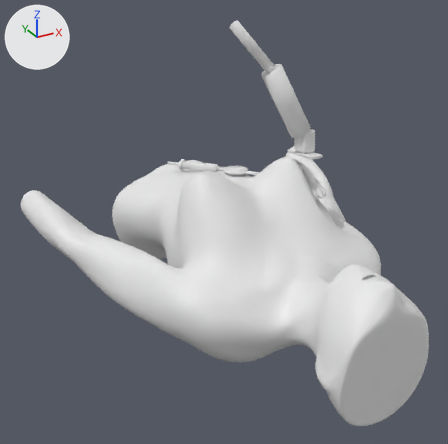
Two versions of the glTF model model/breast_scene.glb, one commit apart.
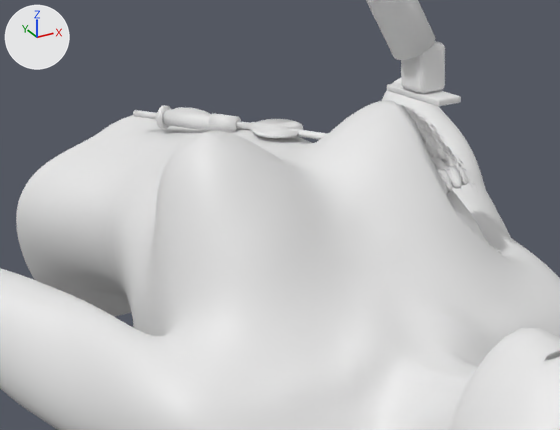
There are two pictures of each version: one whole from a 50 mm lens placed at (-0.363, -0.575, 0.336), pointed at (-0.043, 0.006, 0.045), one close up on the part from 23% to 82% of the width and 25% to 70% of the height. Lighting does not change. The marker at upper left points along +X, +Y and +Z. The last two pictures show the newer version. Where no turn or scale is listed for an object, it has been applied to the vertices. Vertices at exactly the same position are counted once.

Names of what the first close-up shows: 'body__body', 'dressing__pad', 'dressing__strip', 'duct__ducts', 'gland__glands', 'muscle__muscles', 'needle__guide', 'needle__hub', 'needle__shaft', 'probe__body', 'probe__footprint', 'probe__handle', 'syringe__barrel', 'syringe__finger', 'syringe__plunger' and 1 more.
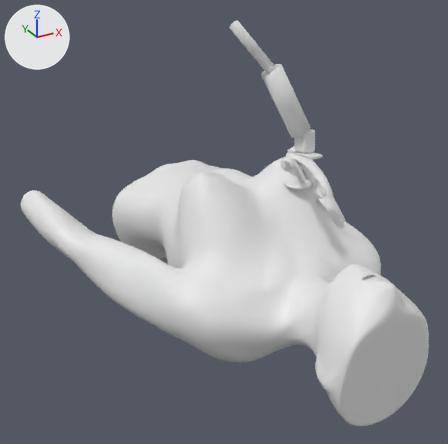
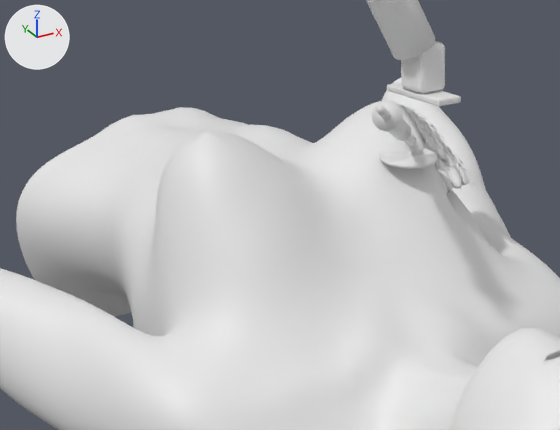
Where the newer file only moved an object's origin or applied its transform, the numbers keep the older frame.

Pixel boxes [x1, y1, x2, y2] of what changed, in the close-ups (560 x 430 px):
'syringe__barrel', moved, turned: before [162, 110, 233, 133]; after [388, 118, 411, 140]
'dressing__pad', moved: before [251, 119, 303, 138]; after [380, 148, 437, 169]
'syringe__finger', moved, turned: before [156, 105, 171, 129]; after [372, 101, 402, 132]
'dressing__strip', moved: before [254, 121, 301, 133]; after [382, 149, 434, 162]
'needle__hub', moved, turned: before [209, 113, 241, 132]; after [400, 122, 411, 141]
'syringe__plunger', moved, turned: before [133, 110, 157, 119]; after [375, 104, 391, 120]
'needle__shaft', reshaped (not visible afterwards): before [236, 121, 328, 140]
'needle__guide', moved, turned: before [249, 122, 290, 131]; after [404, 133, 416, 146]

The change, as a diff of the scene's bpy script:
```diff
--- a/model/breast_scene.glb.py
+++ b/model/breast_scene.glb.py
@@ me_cylinder @@
 # used by ob_needle__shaft; location = (0.0432, 0.0635, 0.0719)
-me_cylinder.from_pydata(...)  # 48 vertices, 92 faces; spans x -0.0375..0.0375, y -0.0548..0.0548, z -0.004..0.004
+me_cylinder.from_pydata(...)  # 48 vertices, 92 faces; spans x -0.0176..0.0379, y -0.0971..-0.0416, z -0.0035..0.0372
+# me_cylinder part 1: the whole mesh is multiplied about its middle by the matrix ((-0.369, -0.722, 0.327), (0.808, 0.063, 0.327), (-0.172, 0.258, 0.887)), then moved by (0.0102, -0.0694, 0.0169)
@@ me_cube_003 @@
 # used by ob_dressing__strip; location = (0.0, 0.0, 0.0)
-me_cube_003.from_pydata(...)  # 96 vertices, 188 faces; spans x 0.0079..0.0383, y 0.0893..0.0981, z 0.0715..0.0731
+me_cube_003.from_pydata(...)  # 96 vertices, 188 faces; spans x 0.0299..0.0603, y -0.0187..-0.0099, z 0.0835..0.0851
+# me_cube_003 part 2: the whole mesh is moved by (0.022, -0.108, 0.012)
@@ ob_needle__guide @@
 ob_needle__guide = bpy.data.objects.new('needle__guide', me_cylinder_001)
-ob_needle__guide.location = (0.0203, 0.0979, 0.0708)
-ob_needle__guide.rotation_euler = (1.543, 0.0, 0.588)  # degrees (88, 0, 34)
+ob_needle__guide.location = (0.0419, -0.0174, 0.0969)
+ob_needle__guide.rotation_euler = (2.033, 0.0, 2.356)  # degrees (116, 0, 135)
@@ ob_needle__hub @@
 ob_needle__hub = bpy.data.objects.new('needle__hub', me_cylinder_002)
-ob_needle__hub.location = (0.0025, 0.1245, 0.0699)
-ob_needle__hub.rotation_euler = (1.599, 0.0, -2.554)  # degrees (92, 0, -146)
+ob_needle__hub.location = (0.0216, -0.0377, 0.1112)
+ob_needle__hub.rotation_euler = (1.108, 0.0, -0.785)  # degrees (63, 0, -45)
@@ ob_dressing__pad @@
 ob_dressing__pad = bpy.data.objects.new('dressing__pad', me_cylinder_005)
-ob_dressing__pad.location = (0.0231, 0.0937, 0.072)
+ob_dressing__pad.location = (0.0451, -0.0143, 0.084)
@@ ob_syringe__barrel @@
 ob_syringe__barrel = bpy.data.objects.new('syringe__barrel', me_cylinder_008)
-ob_syringe__barrel.location = (-0.0074, 0.1394, 0.0678)
-ob_syringe__barrel.rotation_euler = (1.609, 0.0, -2.554)  # degrees (92, 0, -146)
+ob_syringe__barrel.location = (0.0103, -0.0491, 0.1192)
+ob_syringe__barrel.rotation_euler = (1.108, 0.0, -0.785)  # degrees (63, 0, -45)
@@ ob_syringe__plunger @@
 ob_syringe__plunger = bpy.data.objects.new('syringe__plunger', me_cylinder_009)
-ob_syringe__plunger.location = (-0.0279, 0.1702, 0.0664)
-ob_syringe__plunger.rotation_euler = (1.609, 0.0, -2.554)  # degrees (92, 0, -146)
+ob_syringe__plunger.location = (-0.0132, -0.0725, 0.1357)
+ob_syringe__plunger.rotation_euler = (1.108, 0.0, -0.785)  # degrees (63, 0, -45)
@@ ob_syringe__finger @@
 ob_syringe__finger = bpy.data.objects.new('syringe__finger', me_cylinder_010)
-ob_syringe__finger.location = (-0.0221, 0.1615, 0.0668)
-ob_syringe__finger.rotation_euler = (1.609, 0.0, -2.554)  # degrees (92, 0, -146)
+ob_syringe__finger.location = (-0.0065, -0.0659, 0.1311)
+ob_syringe__finger.rotation_euler = (1.108, 0.0, -0.785)  # degrees (63, 0, -45)
```
